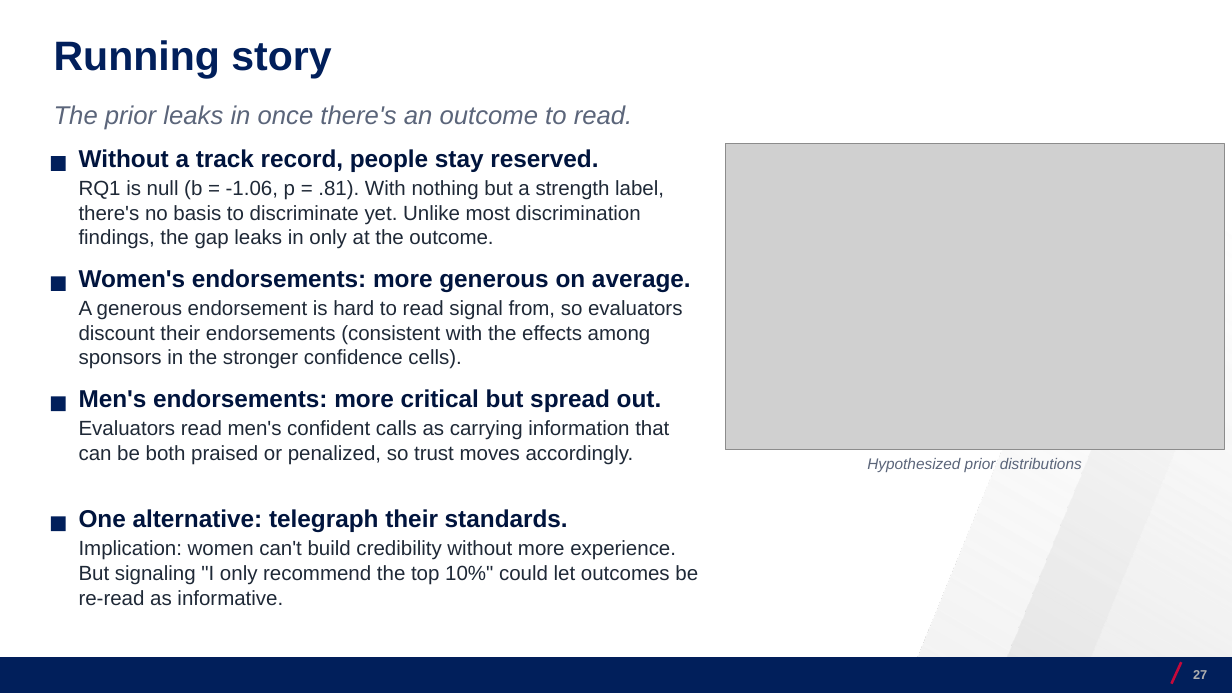
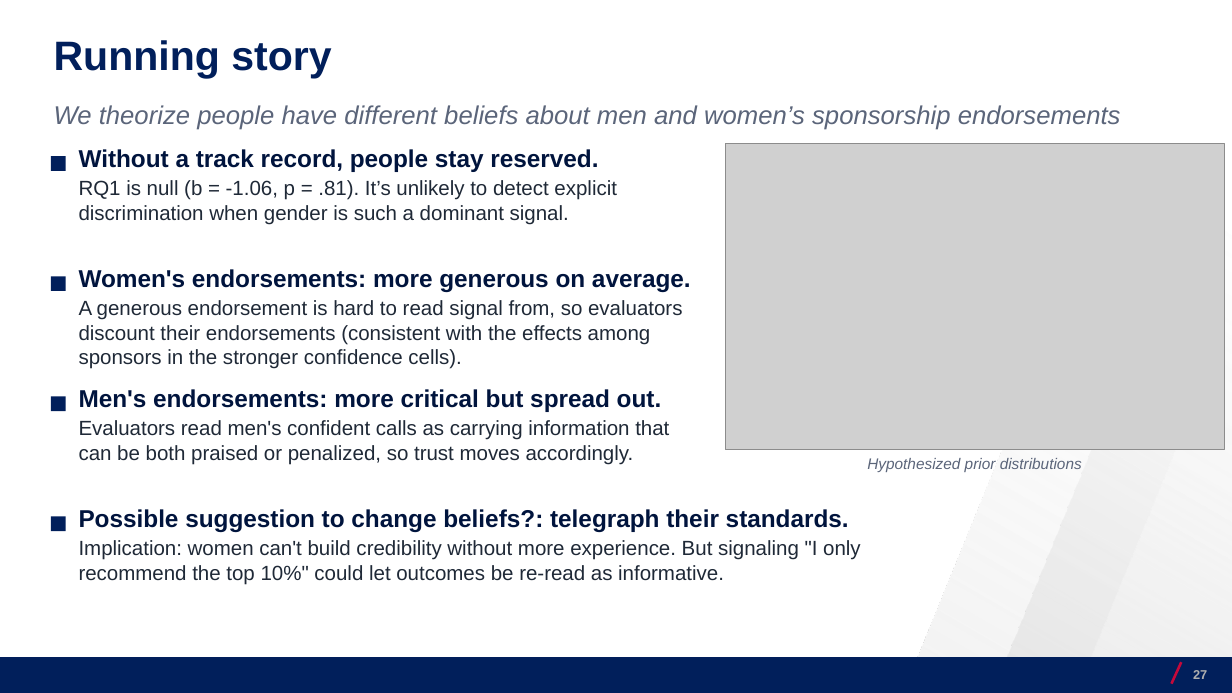
Before and after one commit to josecerv/sponsorship-network, a slide deck: slide 27 of docs/UChicago-0410.pptx. Drawn at 1232x693 pixels with LibreOffice and Linux fonts; fonts in the diff are those of the drawing; grey boxes stand for pictures; background and template pictures are left out. Boxes give left, top, right and bottom in pixels: in the first picture for what was removed or moved away, otherwise in the second. Text is boxed around its words. In the diff, an @@ line names an element or a change of style, - is before the commit and + after.

```diff
--- a/docs/UChicago-0410.pptx
+++ b/docs/UChicago-0410.pptx
@@ text at <box>54,105,1121,130</box>: text changed @@
-The prior leaks in once there's an outcome to read.
+We theorize people have different beliefs about men and women’s sponsorship endorsements
@@ text at <box>79,180,617,225</box>: text changed @@
-RQ1 is null (b = -1.06, p = .81). With nothing but a strength label, there's no basis to discriminate yet. Unlike most discrimination findings, the gap leaks in only at the outcome.
+RQ1 is null (b = -1.06, p = .81). It’s unlikely to detect explicit discrimination when gender is such a dominant signal.
@@ text at <box>79,509,849,532</box>: text changed @@
-One alternative: telegraph their standards.
+Possible suggestion to change beliefs?: telegraph their standards.
```
